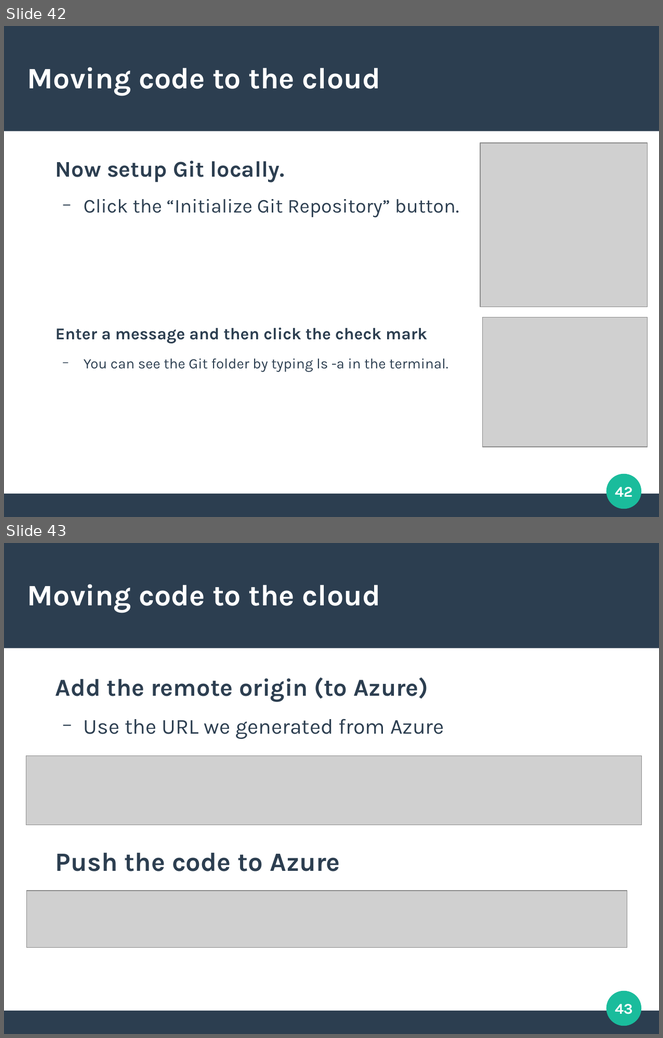
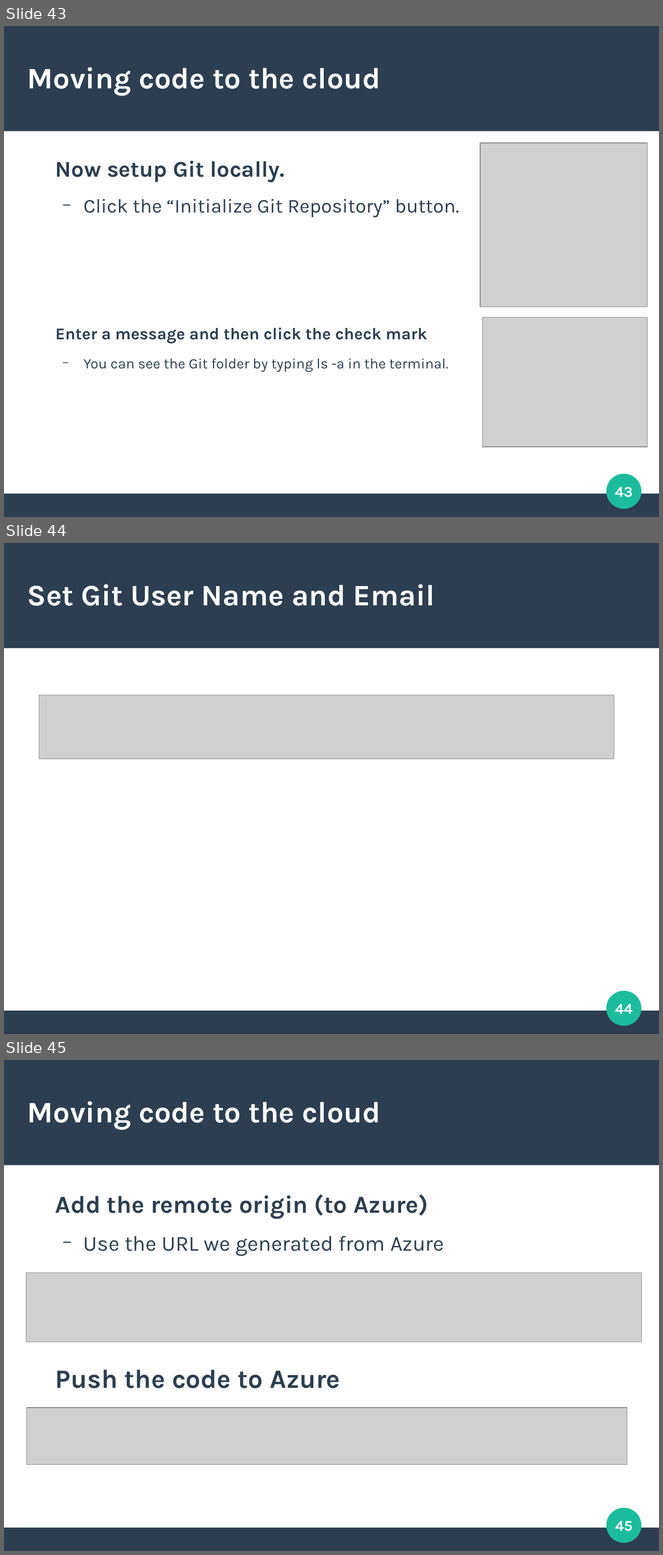
Before and after one commit to adyle5/CodeCampSlides, a slide deck: dot_net_linux_presentation.odp. Shown one above the other, each under a label of ours: slides 42 and 43 before the commit, slides 43, 44 and 45 after it. The pictures are 663x1038 and 663x1555 pixels, drawn with LibreOffice and Linux fonts; fonts in the diff are those of the drawing; grey boxes stand for pictures. Boxes give left, top, right and bottom in pixels: in the first picture for what was removed or moved away, otherwise in the second. Text is boxed around its words. In the diff, an @@ line names an element or a change of style, - is before the commit and + after.

```diff
--- a/dot_net_linux_presentation.odp
+++ b/dot_net_linux_presentation.odp
@@ slide 44 added at box(4, 543, 659, 1034), background #FFFFFF; not listed: 3 template elements that a slide beside it also shows @@
@@ title added at box(27, 584, 435, 606), 36 pt, text #FFFFFF, bold @@
+Set Git User Name and Email
@@ picture added at box(39, 695, 614, 759) @@
@@ page number added at box(615, 1004, 633, 1014), 18 pt, text #FFFFFF, bold @@
+44
@@ what was slide 42 is now slide 43 @@
@@ page number at box(615, 487, 633, 498): text changed @@
-42
+43
@@ what was slide 43 is now slide 45 @@
@@ page number at box(616, 1521, 633, 1532): text changed @@
-43
+45
```
Also in this commit, not shown: 2 slides changed, 1 other slide added.
